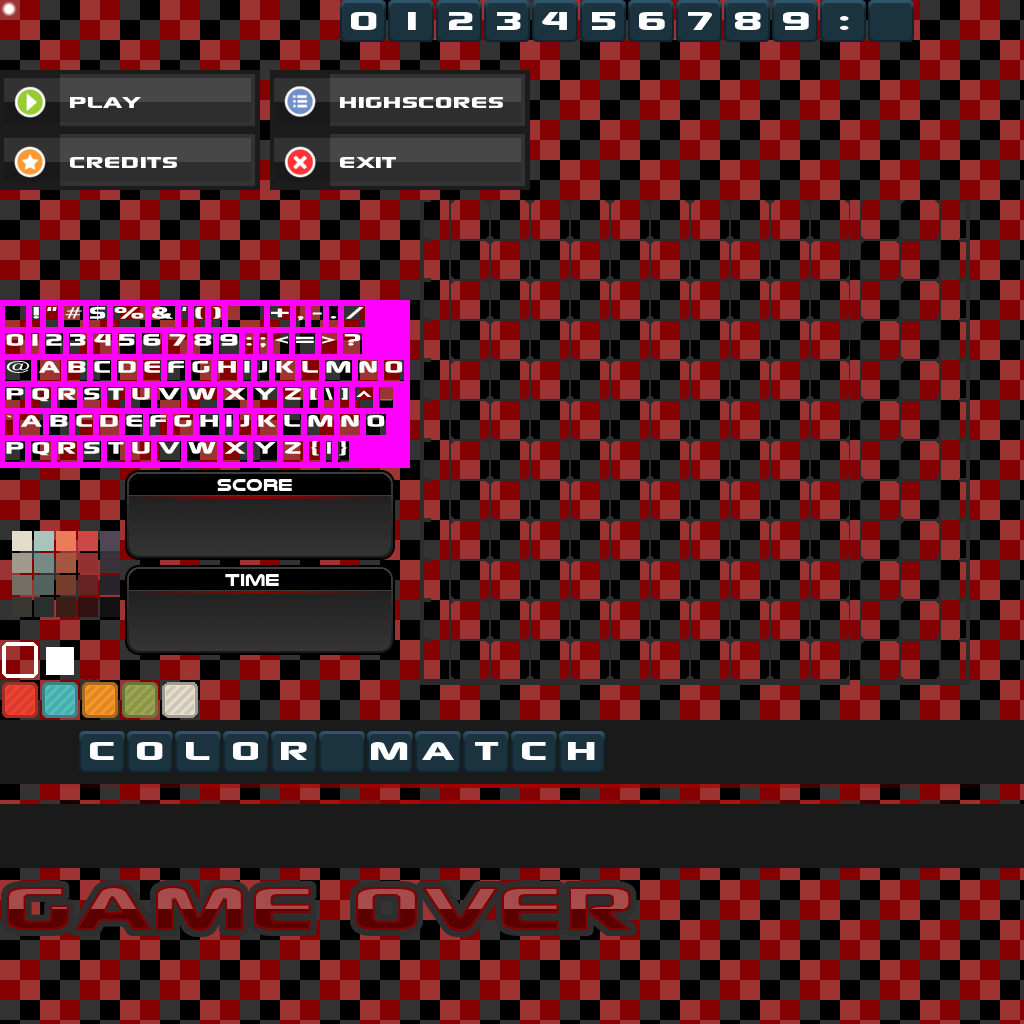
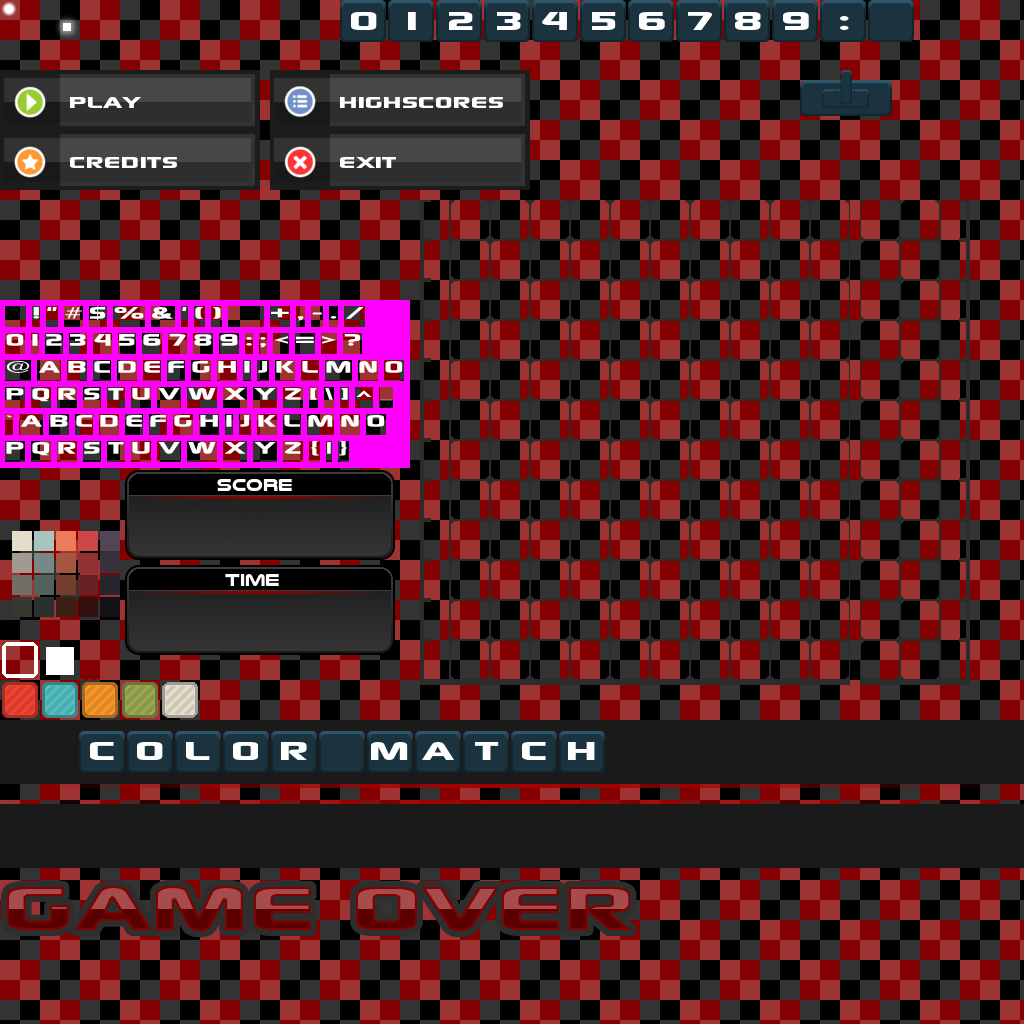
Layers edited between the first and the second (1024, 1024) image:
added layer "Ebene #11" (50%) above "Ebene #10" over 54, 14, 79, 39
added layer "Ebene #10" above "Ebene #7" over 63, 23, 71, 31
added layer "Ebene #7" above "Ebene #3" over 822, 70, 869, 109
painted on "Ebene #3" over 800, 80, 892, 116
